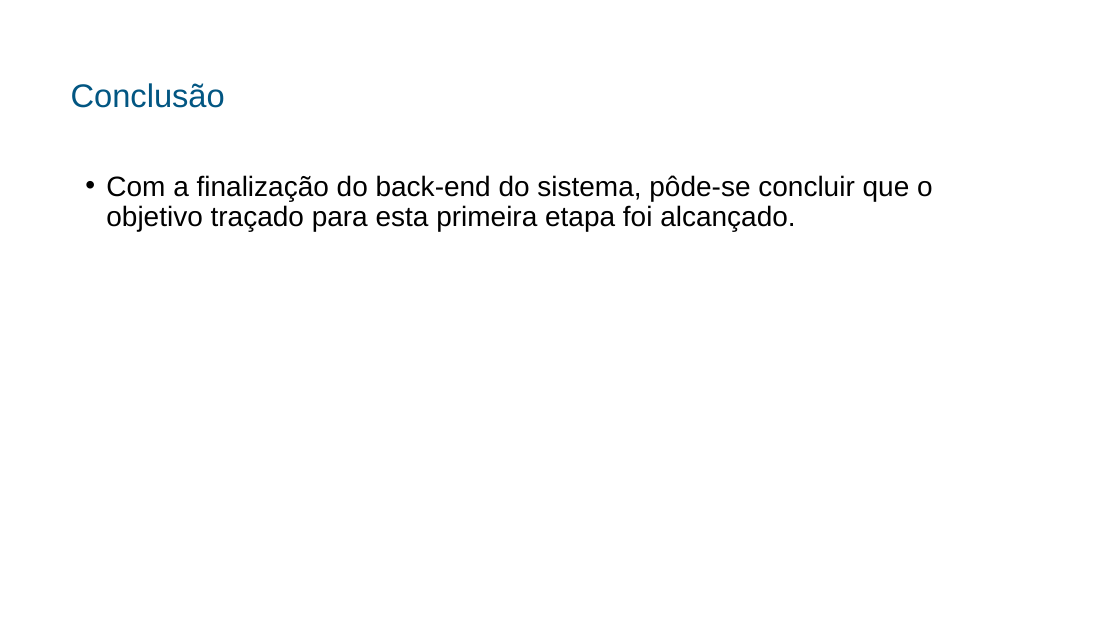
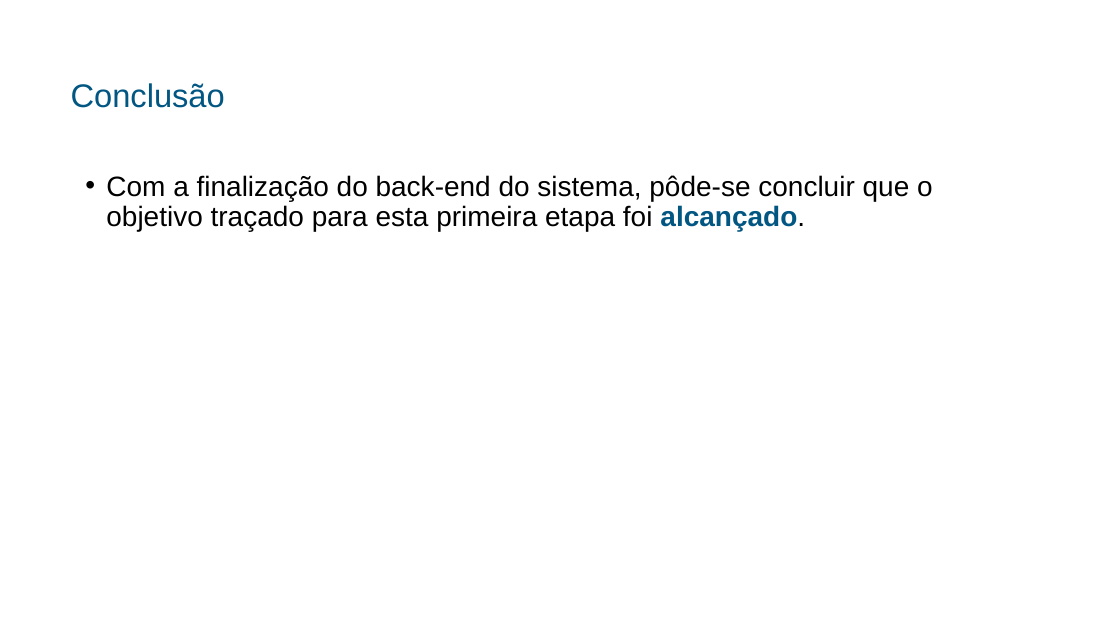
Before and after one commit to alexandrepeluchi/trabalho-diplomacao, a slide deck: slide 20 of Documentos/Apresentação Power Point/Apresentação do TD - Alexandre Peluchi.pptx (slide 16 before the commit). Drawn at 1120x630 pixels with LibreOffice and Linux fonts; fonts in the diff are those of the drawing. Boxes give left, top, right and bottom in pixels: in the first picture for what was removed or moved away, otherwise in the second. Text is boxed around its words. In the diff, an @@ line names an element or a change of style, - is before the commit and + after.

```diff
--- a/Documentos/Apresentação Power Point/Apresentação do TD - Alexandre Peluchi.pptx
+++ b/Documentos/Apresentação Power Point/Apresentação do TD - Alexandre Peluchi.pptx
@@ text "Com a finalização do back-end ..." at (x1=106, y1=175, x2=933, y2=231): text colour #000000 to #025682, bold on in "alcançado." @@
```
Also in this commit, not shown: 10 other slides changed, 6 slides added, 2 slides removed, 1 other file.
